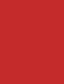
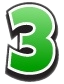
Two versions of the same layered image (64x84). Layer-by-layer changes:
hid "cor" over [0, 0, 64, 84]
showed "3" over [0, 0, 64, 84]
hid "0" over [0, 1, 64, 84]
